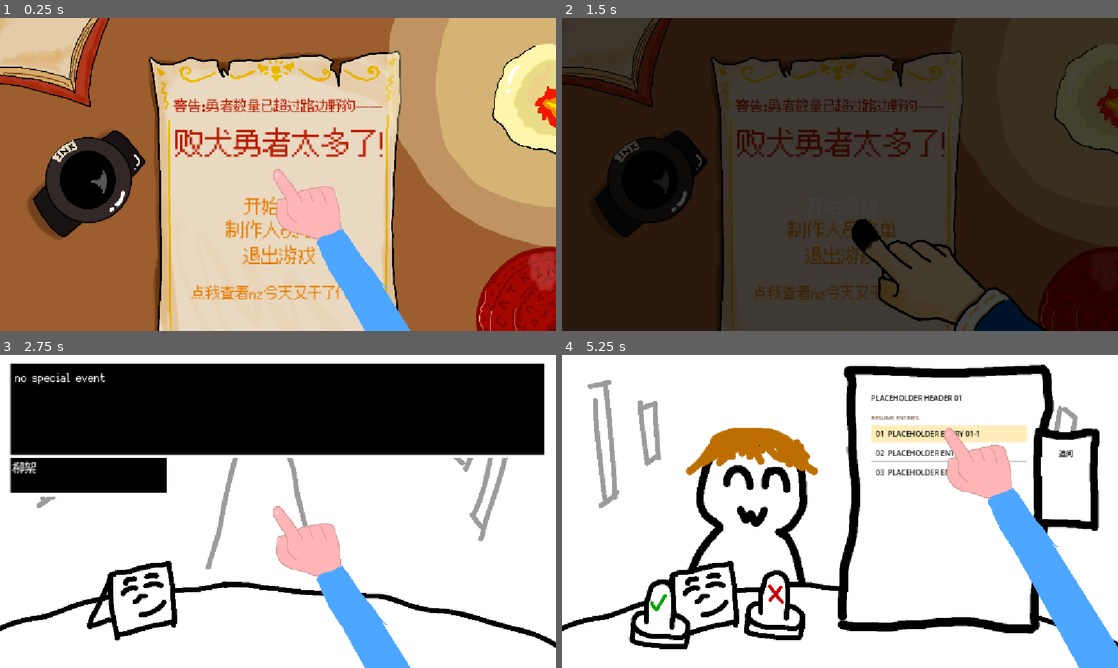
Above: before the commit, frames 1-4 (two rows, left to right).
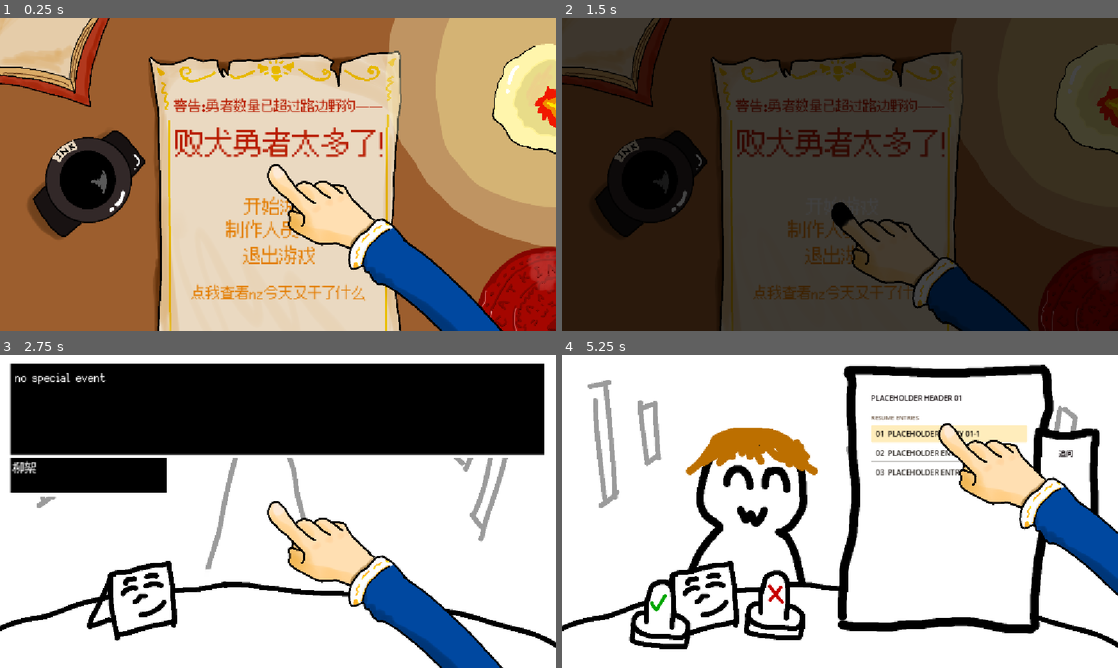
Above: after the commit, the same moments.

Repository: Dilute-l/projectYuusha
Game: Godot game, scene res://scenes/menu/main_menu.tscn
The game is run twice, just before and just after one commit, with the same random seed, the same clock (stepped at 60 frames per second) and the same inputs.
Inputs (mouse positions are in pixels of both pictures, inside the frame that each line leads up to):
- Up to frame 1 (0.25 s): no input
- Up to frame 2 (1.5 s): click (645, 180) at 0.5 s; click "开始游戏" at 1.25 s
- Up to frame 3 (2.75 s): click (278, 511) at 2 s
- Up to frame 4 (5.25 s): click (840, 511) at 2.75 s; click (840, 511) at 3.5 s; tap Enter at 4.25 s; move the mouse to (962, 495) at 4.27 s; click (962, 495) at 4.42 s; click "01 PLACEHOLDER ENTRY 01-1" at 5 s

The runs differ from the first frame. In frame 1, 8.4% of the frame differs, in the area x 48-91%, y 46-100%; in frame 2, 3.8%; in frame 3, 8.8%; in frame 4, 10%, in the area x 67-100%, y 21-100%.

Commit message:
全新的手

Diff:
--- a/scenes/common/haohan.gd
+++ b/scenes/common/haohan.gd
@@ -49,17 +49,17 @@
 
 ## 换成本场景里记录的那只「黑色的手」
 func use_black_hand() -> void:
-	_set_texture(hand_black_texture)
+	$Hand.texture = hand_black_texture
 
 
 ## 换回默认（白色）的手
 func use_default_hand() -> void:
-	_set_texture(hand_texture)
+	$Hand.texture = hand_texture
 
 
 ## 直接指定任意贴图
 func set_hand_texture(texture: Texture2D) -> void:
-	_set_texture(texture)
+	$Hand.texture = texture
 
 
 ## 当前手上用的贴图
--- a/scenes/common/haohan.tscn
+++ b/scenes/common/haohan.tscn
@@ -1,16 +1,18 @@
 [gd_scene format=3 uid="uid://dea2r2q3154fk"]
 
 [ext_resource type="Script" uid="uid://bki4b7iiu003" path="res://scenes/common/haohan.gd" id="1_06vbl"]
-[ext_resource type="Texture2D" uid="uid://c7sr8hpmbyvdr" path="res://assets/art/hand.png" id="2_p3w12"]
-[ext_resource type="Texture2D" uid="uid://ba0brqqif0q7r" path="res://assets/art/hand_black.png" id="3_black"]
+[ext_resource type="Texture2D" uid="uid://c005r21ugkj7v" path="res://assets/art/hand_notuse.png" id="2_p3w12"]
+[ext_resource type="Texture2D" uid="uid://bk8dttnke8gec" path="res://assets/art/hand_black_notuse.png" id="3_cq08r"]
 
 [node name="Haohan" type="Control" unique_id=1395832866]
 layout_mode = 3
 anchors_preset = 0
 script = ExtResource("1_06vbl")
 hand_texture = ExtResource("2_p3w12")
-hand_black_texture = ExtResource("3_black")
+hand_black_texture = ExtResource("3_cq08r")
 
 [node name="Hand" type="Sprite2D" parent="." unique_id=663006203]
+position = Vector2(1.1920929e-07, -1.1920929e-07)
+scale = Vector2(0.8, 0.8)
 texture = ExtResource("2_p3w12")
-offset = Vector2(481, 490)
+offset = Vector2(433.5, 450)
